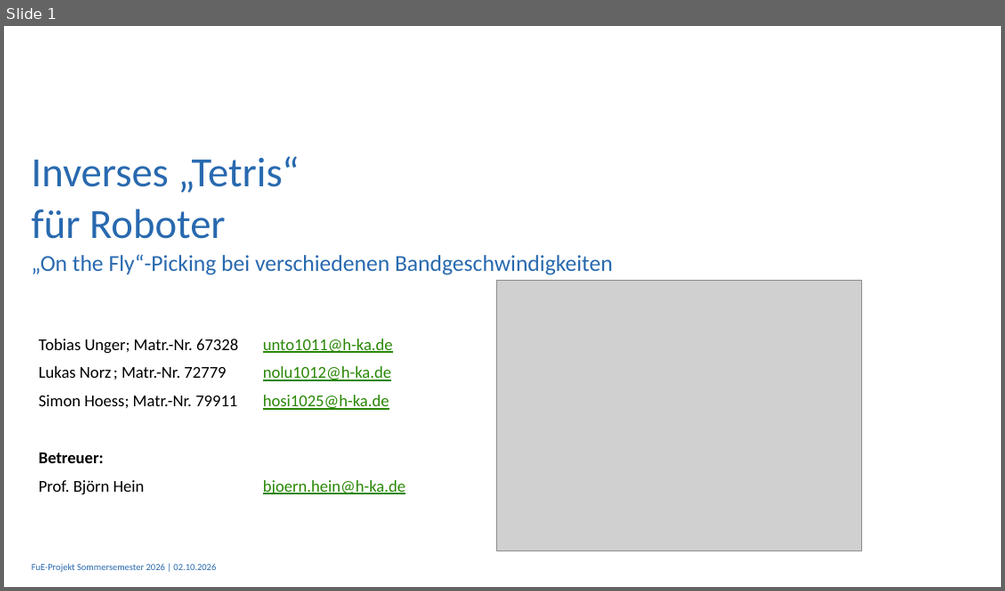
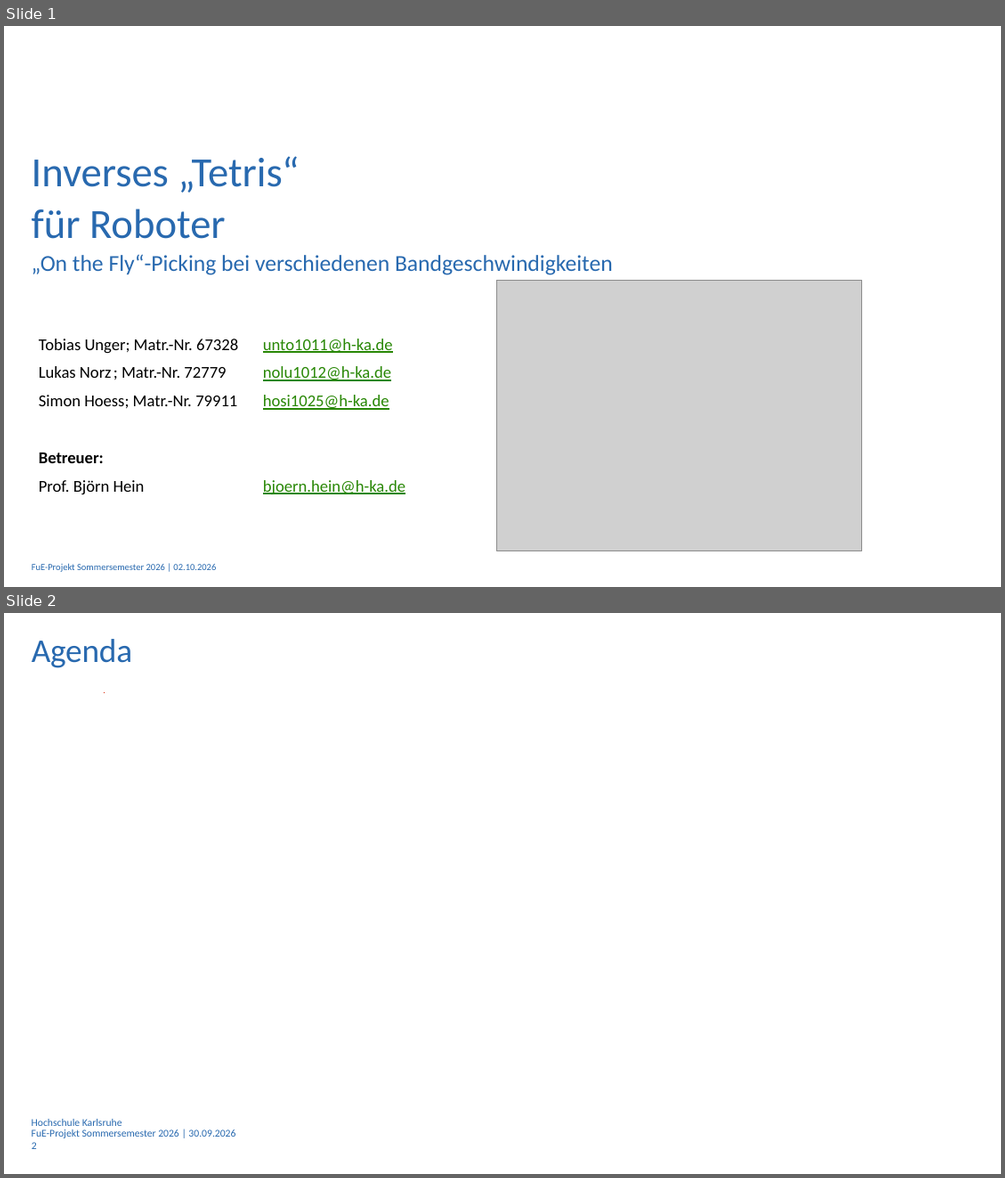
Before and after one commit to Luze212/roboter_tetris, a slide deck: Projektbericht/Presentation/Abschlussprasentation_RoboterTetris_V01_3.pptx. Shown one above the other, each under a label of ours: slide 1 before the commit, slides 1 and 2 after it. The pictures are 1005x591 and 1005x1178 pixels, drawn with LibreOffice and Linux fonts; fonts in the diff are those of the drawing; grey boxes stand for pictures; background and template pictures are left out. Boxes give left, top, right and bottom in pixels: in the first picture for what was removed or moved away, otherwise in the second. Text is boxed around its words. In the diff, an @@ line names an element or a change of style, - is before the commit and + after.

```diff
--- a/Projektbericht/Presentation/Abschlussprasentation_RoboterTetris_V01_3.pptx
+++ b/Projektbericht/Presentation/Abschlussprasentation_RoboterTetris_V01_3.pptx
@@ slide 2 added at [4, 613, 1001, 1174], background #FFFFFF @@
@@ text added at [32, 639, 133, 668], 32 pt, text #2869AF @@
+Agenda
@@ rectangle added at [105, 692, 105, 692], outline #D62305 0.75 pt @@
@@ text added at [32, 1119, 122, 1126], 10 pt, text #2869AF @@
+Hochschule Karlsruhe
@@ text added at [32, 1129, 235, 1138], 10 pt, text #2869AF @@
+FuE-Projekt Sommersemester 2026 | 30.09.2026
@@ page number added at [32, 1142, 37, 1149], 10 pt, text #2869AF @@
+2
```
Also in this commit, not shown: 11 slides changed, 1 other slide added, 3 other files.
